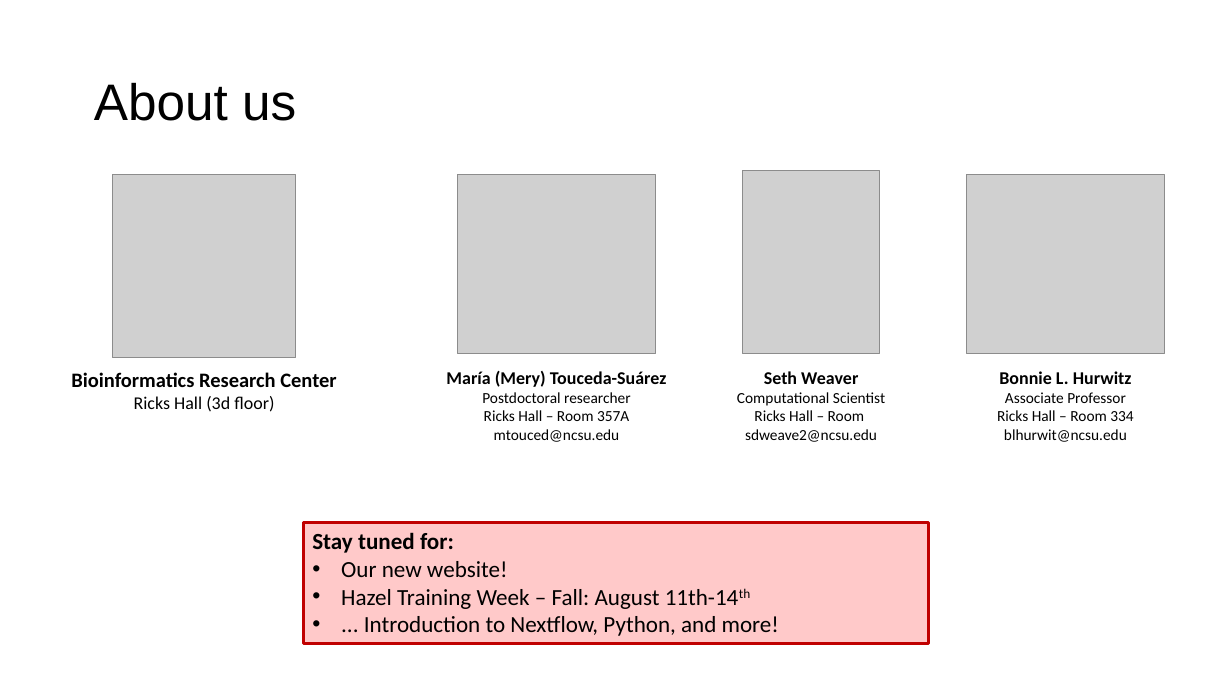
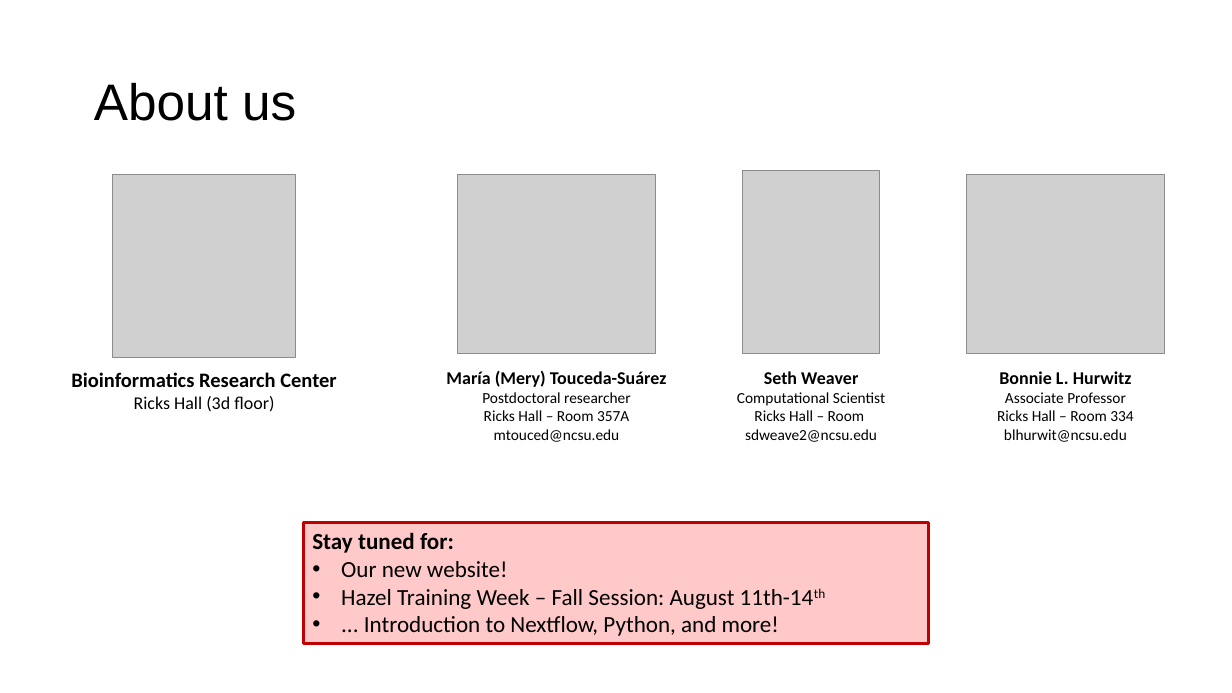
Before and after one commit to hurwitzlab/brc_hazel_training, a slide deck: slide 2 of slides/brc_hazel_week_d1.pptx. Drawn at 1232x693 pixels with LibreOffice and Linux fonts; fonts in the diff are those of the drawing; grey boxes stand for pictures. Boxes give left, top, right and bottom in pixels: in the first picture for what was removed or moved away, otherwise in the second. Text is boxed around its words. In the diff, an @@ line names an element or a change of style, - is before the commit and + after.

```diff
--- a/slides/brc_hazel_week_d1.pptx
+++ b/slides/brc_hazel_week_d1.pptx
@@ text in rectangle at [341,589,814,609]: text changed @@
-• Hazel Training Week – Fall: August 11th-14th
+• Hazel Training Week – Fall Session: August 11th-14th
```
Also in this commit, not shown: 7 other files.
